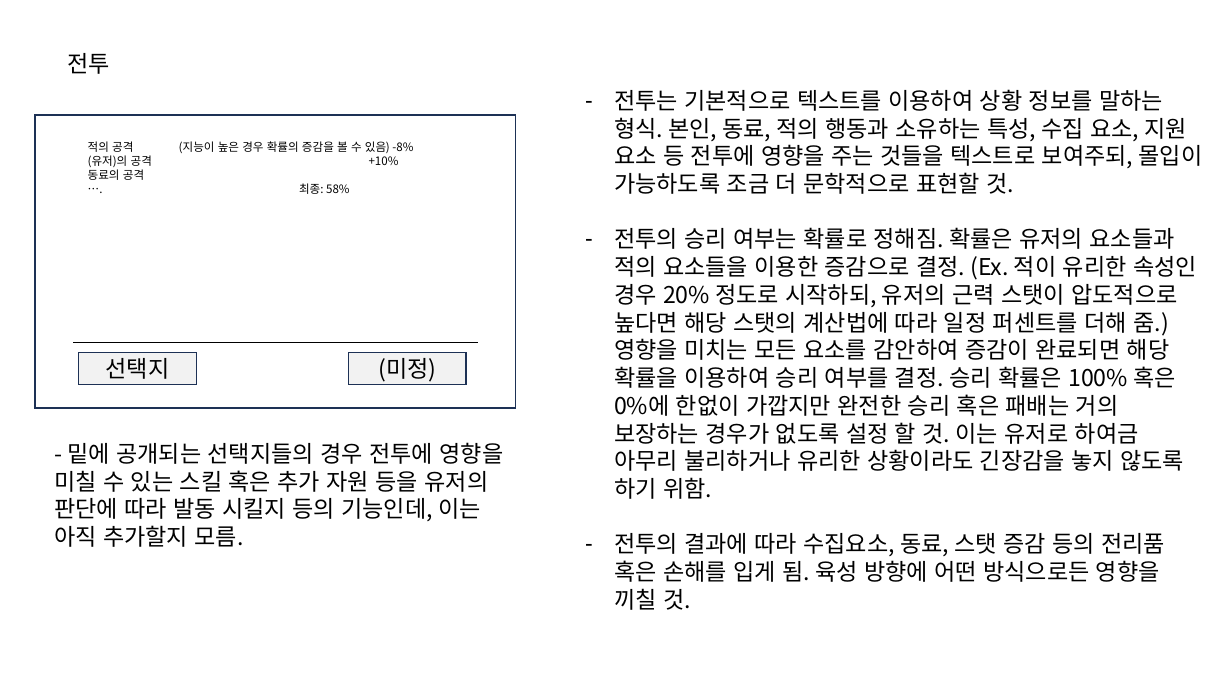
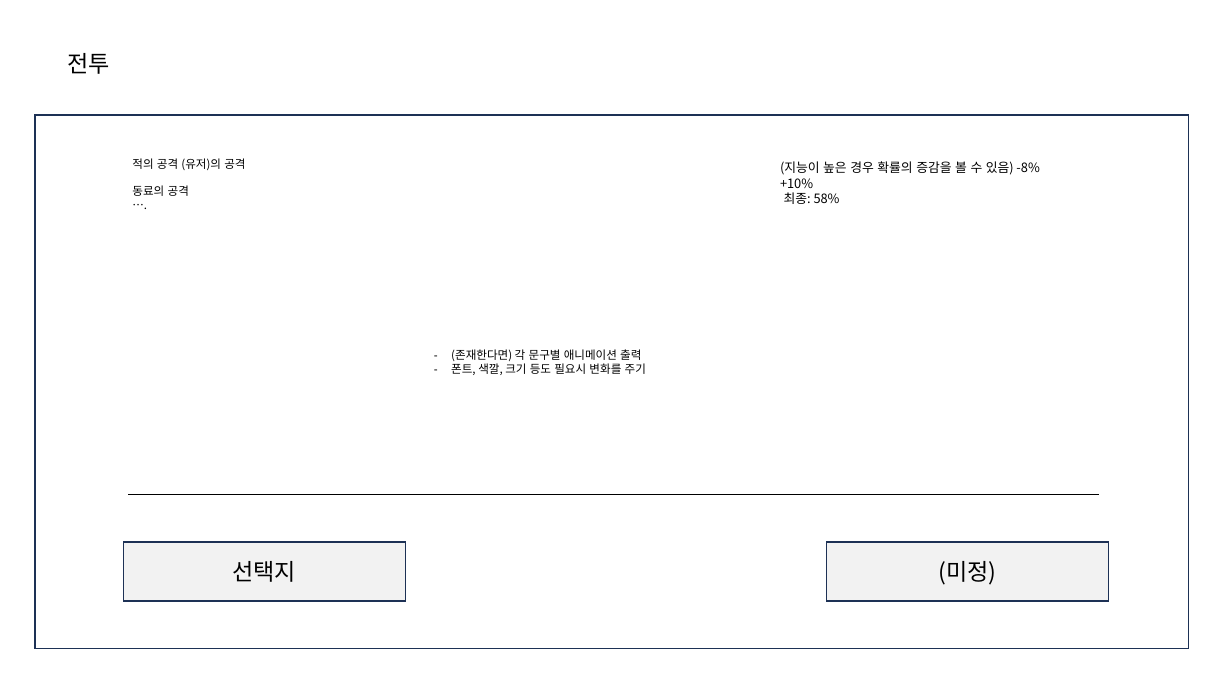
Before and after one commit to IdfKLeh/capstone, a slide deck: slide 6 of UI.pptx. Drawn at 1232x693 pixels with LibreOffice and Linux fonts; fonts in the diff are those of the drawing. Boxes give left, top, right and bottom in pixels: in the first picture for what was removed or moved away, otherwise in the second. Text is boxed around its words. In the diff, an @@ line names an element or a change of style, - is before the commit and + after.

```diff
--- a/UI.pptx
+++ b/UI.pptx
@@ text removed at [614, 89, 1203, 610] @@
-– 전투는 기본적으로 텍스트를 이용하여 상황 정보를 말하는 형식. 본인, 동료, 적의 행동과 소유하는 특성, 수집 요소, 지원 요소 등 전투에 영향을 주는 것들을 텍스트로 보여주되, 몰입이 가능하도록 조금 더 문학적으로 표현할 것.
-– 전투의 승리 여부는 확률로 정해짐. 확률은 유저의 요소들과 적의 요소들을 이용한 증감으로 결정. (Ex. 적이 유리한 속성인 경우 20% 정도로 시작하되, 유저의 근력 스탯이 압도적으로 높다면 해당 스탯의 계산법에 따라 일정 퍼센트를 더해 줌.) 영향을 미치는 모든 요소를 감안하여 증감이 완료되면 해당 확률을 이용하여 승리 여부를 결정. 승리 확률은 100% 혹은 0%에 한없이 가깝지만 완전한 승리 혹은 패배는 거의 보장하는 경우가 없도록 설정 할 것. 이는 유저로 하여금 아무리 불리하거나 유리한 상황이라도 긴장감을 놓지 않도록 하기 위함.
-– 전투의 결과에 따라 수집요소, 동료, 스탯 증감 등의 전리품 혹은 손해를 입게 됨. 육성 방향에 어떤 방식으로든 영향을 끼칠 것.
@@ rectangle: place and size @@
-rectangle at [35, 115, 516, 408]
+rectangle at [35, 115, 1189, 649]
@@ text at [132, 158, 245, 196]: text changed @@
-…. 최종: 58%
+….
@@ text "적의 공격 (유저)의 공격": place and size @@
-text "적의 공격 (유저)의 공격" at [88, 118, 819, 492]
+text "적의 공격 (유저)의 공격" at [132, 158, 245, 196]
@@ text at [132, 158, 245, 170]: text changed @@
-적의 공격 (지능이 높은 경우 확률의 증감을 볼 수 있음) -8%
-(유저)의 공격 +10%
+적의 공격 (유저)의 공격
@@ text added at [780, 161, 1039, 204], 10 pt, text #000000 @@
+(지능이 높은 경우 확률의 증감을 볼 수 있음) -8%
++10%
+최종: 58%
@@ text added at [451, 349, 646, 375], 9 pt, text #000000 @@
+– (존재한다면) 각 문구별 애니메이션 출력
+– 폰트, 색깔, 크기 등도 필요시 변화를 주기
@@ text removed at [54, 442, 504, 547] @@
-- 밑에 공개되는 선택지들의 경우 전투에 영향을 미칠 수 있는 스킬 혹은 추가 자원 등을 유저의 판단에 따라 발동 시킬지 등의 기능인데, 이는 아직 추가할지 모름.
@@ line moved from (73, 343) - (478, 343) to (128, 494) - (1099, 494) @@
@@ rectangle "선택지": place and size @@
-rectangle "선택지" at [79, 352, 196, 384]
+rectangle "선택지" at [124, 543, 406, 602]
@@ rectangle "(미정)": place and size @@
-rectangle "(미정)" at [348, 352, 466, 384]
+rectangle "(미정)" at [827, 543, 1109, 602]
```
Also in this commit, not shown: 9 other files.
